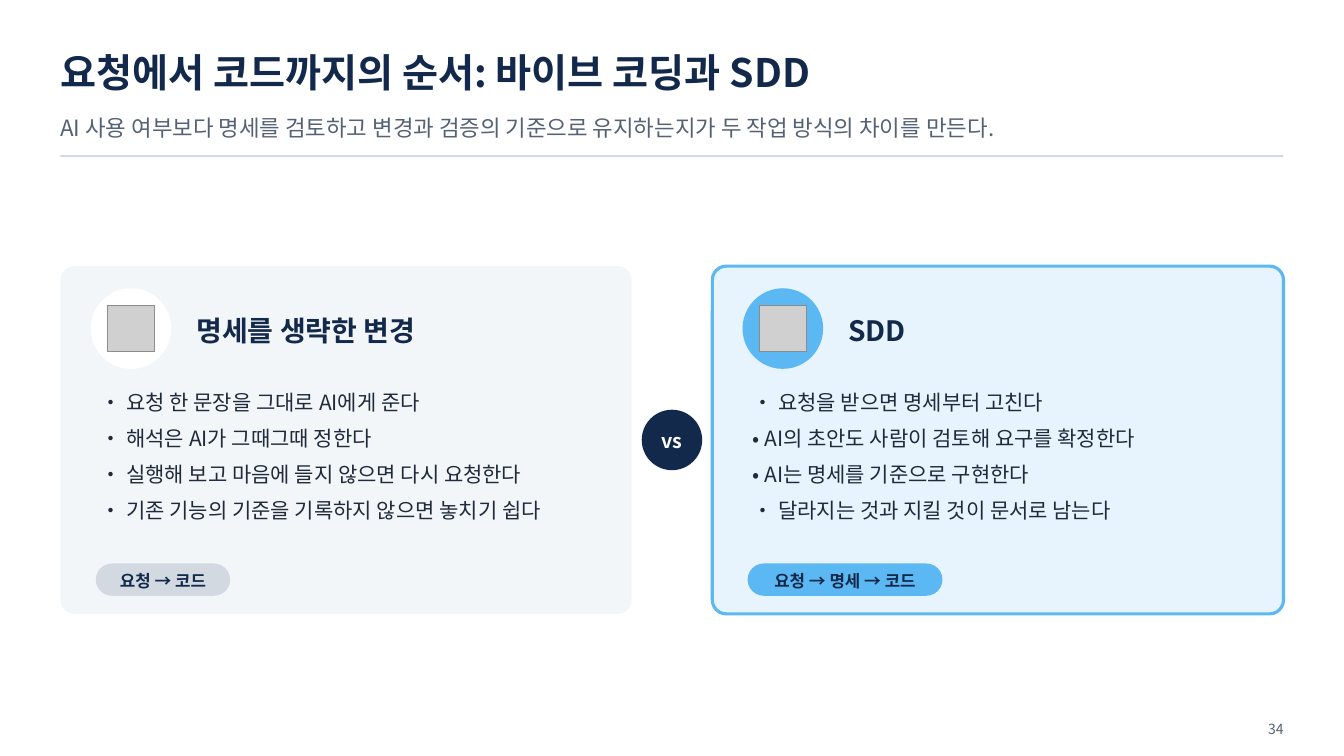
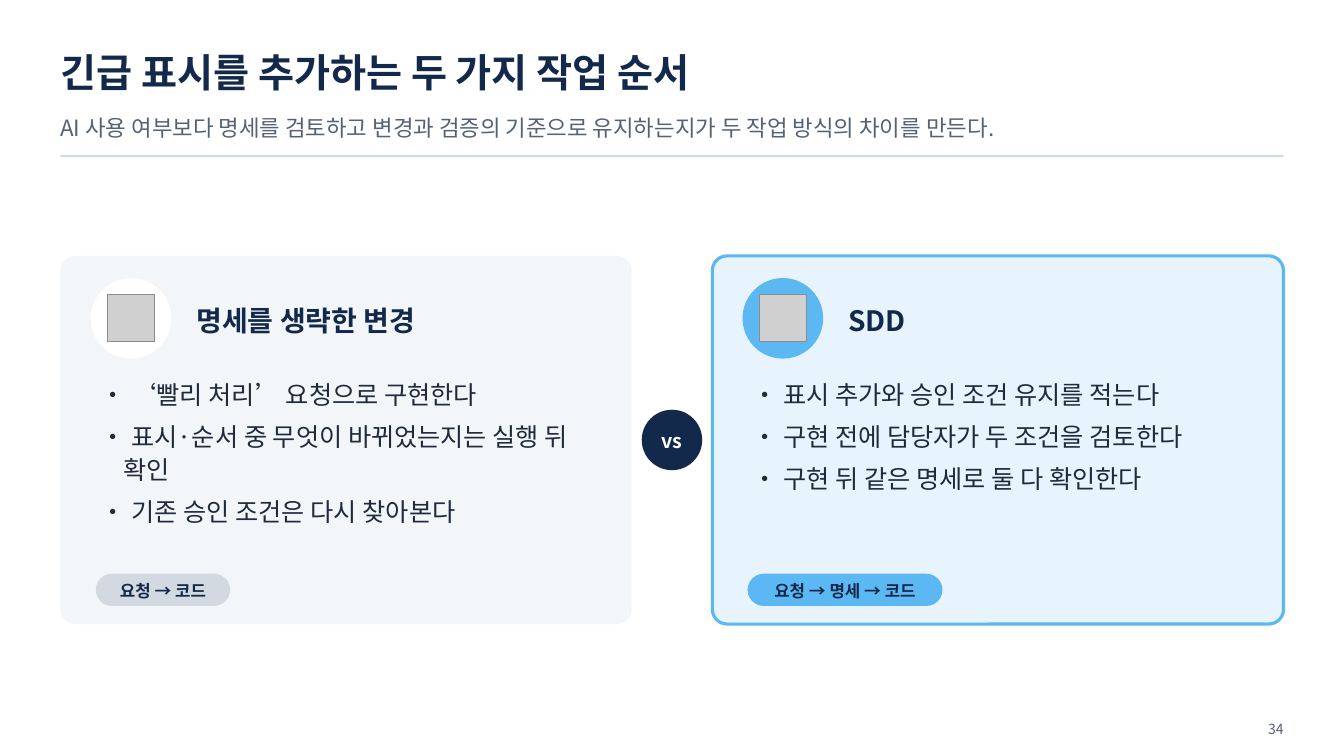
Before and after one commit to uengine-oss/hyd-iot-edu, a slide deck: slide 34 of workspace/강의제작/산출물/통합반/이론/07회차/통합반_07일차.pptx. Drawn at 1344x756 pixels with LibreOffice and Linux fonts; fonts in the diff are those of the drawing; grey boxes stand for pictures. Boxes give left, top, right and bottom in pixels: in the first picture for what was removed or moved away, otherwise in the second. Text is boxed around its words. In the diff, an @@ line names an element or a change of style, - is before the commit and + after.

Commit message:
통합반 7회차 32~35장 명세의 구체적 판단과 낭독·강조를 확정

```diff
--- a/workspace/강의제작/산출물/통합반/이론/07회차/통합반_07일차.pptx
+++ b/workspace/강의제작/산출물/통합반/이론/07회차/통합반_07일차.pptx
@@ text at box(60, 54, 690, 91): text changed @@
-요청에서 코드까지의 순서: 바이브 코딩과 SDD
+긴급 표시를 추가하는 두 가지 작업 순서
@@ rounded rectangle: place and size @@
-rounded rectangle at box(60, 266, 632, 614)
+rounded rectangle at box(60, 256, 632, 624)
@@ rounded rectangle: place and size @@
-rounded rectangle at box(713, 266, 1285, 614)
+rounded rectangle at box(713, 256, 1285, 624)
@@ 2 texts, 2 ellipses, 2 pictures: place and size @@
-2 texts, 2 ellipses, 2 pictures at box(91, 288, 905, 369)
+2 texts, 2 ellipses, 2 pictures at box(91, 278, 905, 359)
@@ text at box(123, 383, 568, 523): text changed; size 15 to 18 pt @@
-• 요청 한 문장을 그대로 AI에게 준다
-• 해석은 AI가 그때그때 정한다
-• 실행해 보고 마음에 들지 않으면 다시 요청한다
-• 기존 기능의 기준을 기록하지 않으면 놓치기 쉽다
+• ‘빨리 처리’ 요청으로 구현한다
+• 표시·순서 중 무엇이 바뀌었는지는 실행 뒤 확인
+• 기존 승인 조건은 다시 찾아본다
@@ text at box(783, 383, 1183, 490): text changed; size 15 to 18 pt @@
-• 요청을 받으면 명세부터 고친다
-• AI의 초안도 사람이 검토해 요구를 확정한다
-• AI는 명세를 기준으로 구현한다
-• 달라지는 것과 지킬 것이 문서로 남는다
+• 표시 추가와 승인 조건 유지를 적는다
+• 구현 전에 담당자가 두 조건을 검토한다
+• 구현 뒤 같은 명세로 둘 다 확인한다
@@ 2 texts, 2 rounded rectangles: place and size @@
-2 texts, 2 rounded rectangles at box(96, 564, 943, 596)
+2 texts, 2 rounded rectangles at box(96, 574, 943, 606)
```
Also in this commit, not shown: 2 other slides changed, 22 other files.
